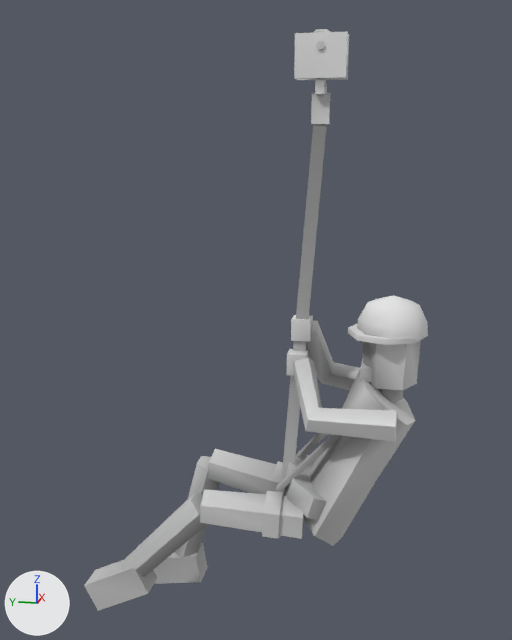
What one commit did to the glTF model assets/models/jodhpur/props/zipline_rider.glb.
Camera for both pictures: a 50 mm camera at (-2.49, -0.28, -0.37) aimed at (0.03, 0.23, -1.0). Every picture has the same lights, and +X, +Y and +Z are marked at lower left. The older version comes first. Vertices at exactly the same position are counted once.

The first picture shows 'Zip_Pulley', 'Zip_Rider'.
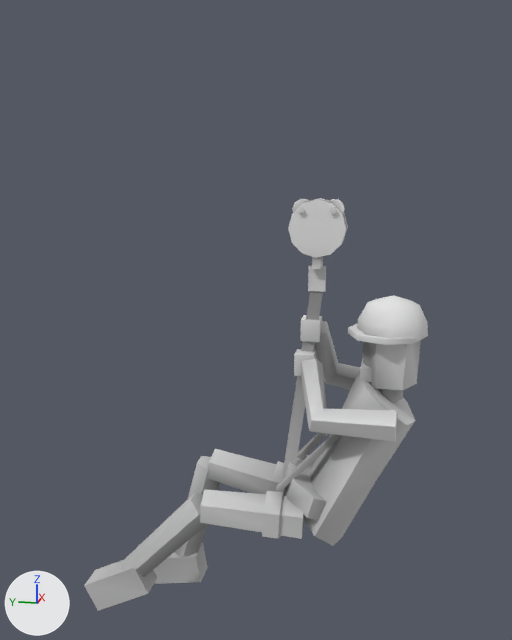
The newer file is also turned or shifted as a whole; pictures and numbers use the older file's frame.

Pixel boxes (x1, y1, x2, y2) of what changed, in the pictures (512 x 640 px; the box of a moved part takes in the faces that stretch with it):
'Zip_Pulley', reshaped (38% shorter): before (281, 29, 349, 481); after (282, 198, 348, 480)
part 1 of me_zip_pulley, moved or reshaped: before (315, 78, 327, 94); after (312, 256, 323, 269)
part 2 of me_zip_pulley, added: after (329, 199, 345, 214)
part 3 of me_zip_pulley, added: after (292, 199, 309, 213)
part 4 of me_zip_pulley, added: after (288, 199, 346, 258)
part 5 of me_zip_pulley, added: after (310, 198, 348, 241)
part 6 of me_zip_pulley, moved or reshaped: before (311, 93, 330, 124); after (308, 265, 326, 292)
part 7 of me_zip_pulley, deleted (mostly hidden): before (313, 29, 330, 33)
part 8 of me_zip_pulley, deleted: before (316, 41, 325, 50)
part 9 of me_zip_pulley, deleted: before (294, 32, 348, 79)
part 10 of me_zip_pulley, deleted: before (297, 34, 349, 80)
part 11 of me_zip_pulley, deleted: before (281, 124, 327, 481)
part 12 of me_zip_pulley, added: after (282, 291, 323, 480)
part 13 of me_zip_rider, moved or reshaped: before (291, 315, 313, 342); after (300, 315, 322, 342)
part 14 of me_zip_rider, moved or reshaped: before (287, 349, 309, 376); after (294, 349, 316, 376)
part 15 of me_zip_rider, moved or reshaped: before (294, 321, 397, 442); after (301, 321, 397, 442)

The change, as a diff of the scene's bpy script:
```diff
--- a/assets/models/jodhpur/props/zipline_rider.glb.py
+++ b/assets/models/jodhpur/props/zipline_rider.glb.py
@@ me_zip_pulley @@
 # used by ob_zip_pulley; location = (0.0, 0.0, 0.0)
-me_zip_pulley.from_pydata(...)  # 72 vertices, 116 faces; spans x -0.05..0.05, y -0.09..0.12, z -1.64..0.0
+me_zip_pulley.from_pydata(...)  # 136 vertices, 236 faces; spans x -0.05..0.05, y -0.1..0.12, z -1.64..-0.55
+# me_zip_pulley part 1: the loose piece of 8 vertices spanning x -0.04..0.04, y -0.01..0.01, z -0.2..-0.14 is moved by (0.0, 0.0, -0.59)
+# me_zip_pulley part 2: a new loose piece, a 10-sided cylinder along x spanning x -0.015..0.015, y -0.09..-0.02, z -0.618..-0.552, in mat_paletteatlas
+# me_zip_pulley part 3: a new loose piece, a 10-sided cylinder along x spanning x -0.015..0.015, y 0.02..0.09, z -0.618..-0.552, in mat_paletteatlas
+# me_zip_pulley part 4: a new loose piece, a 12-sided cylinder along x spanning x -0.039..-0.021, y -0.1..0.1, z -0.75..-0.55, in mat_paletteatlas
+# me_zip_pulley part 5: a new loose piece, a 12-sided cylinder along x spanning x 0.021..0.039, y -0.1..0.1, z -0.75..-0.55, in mat_paletteatlas
+# me_zip_pulley part 6: the loose piece of 8 vertices spanning x -0.01..0.01, y -0.03..0.03, z -0.3..-0.2 is moved by (0.0, 0.0, -0.58)
+# me_zip_pulley part 7: the loose piece of 20 vertices spanning x -0.02..0.02, y -0.05..0.05, z -0.11..0.0 is deleted
+# me_zip_pulley part 8: the loose piece of 12 vertices spanning x -0.05..0.05, y -0.01..0.01, z -0.07..-0.04 is deleted
+# me_zip_pulley part 9: the loose piece of 8 vertices spanning x -0.04..-0.02, y -0.09..0.09, z -0.16..-0.02 is deleted
+# me_zip_pulley part 10: the loose piece of 8 vertices spanning x 0.02..0.04, y -0.09..0.09, z -0.16..-0.02 is deleted
+# me_zip_pulley part 11: 4 vertices removed from x -0.01..0.01, y -0.02..0.02, z -0.29
+# me_zip_pulley part 12: 4 vertices added at x -0.01..0.01, y -0.02..0.02, z -0.87
+# other edits to the shape of me_zip_pulley do not show in these pictures
 me_zip_pulley.materials.append(mat_paletteatlas)
@@ me_zip_rider @@
 me_zip_rider.from_pydata(...)  # 263 vertices, 442 faces; spans x -0.242..0.242, y -0.395..0.884, z -2.199..-0.88
 # used by ob_zip_rider; location = (0.0, 0.0, 0.0)
+# me_zip_rider part 13: the loose piece of 8 vertices spanning x -0.015..0.055, y 0.019..0.089, z -1.06..-0.98 is moved by (0.0, -0.035, 0.0)
+# me_zip_rider part 14: the loose piece of 8 vertices spanning x -0.055..0.015, y 0.028..0.098, z -1.18..-1.1 is moved by (0.0, -0.028, 0.0)
+# me_zip_rider part 15: 22 of 263 vertices moved; they spanned x -0.221..0.222, y -0.311..0.083, z -1.333..-0.997 and now span x -0.22..0.222, y -0.311..0.055, z -1.333..-0.999; mean shift (0.0, -0.021, 0.0); largest move (0.006, -0.004, -1.026) -> (0.008, -0.039, -1.028)
 me_zip_rider.materials.append(mat_paletteatlas)
```
